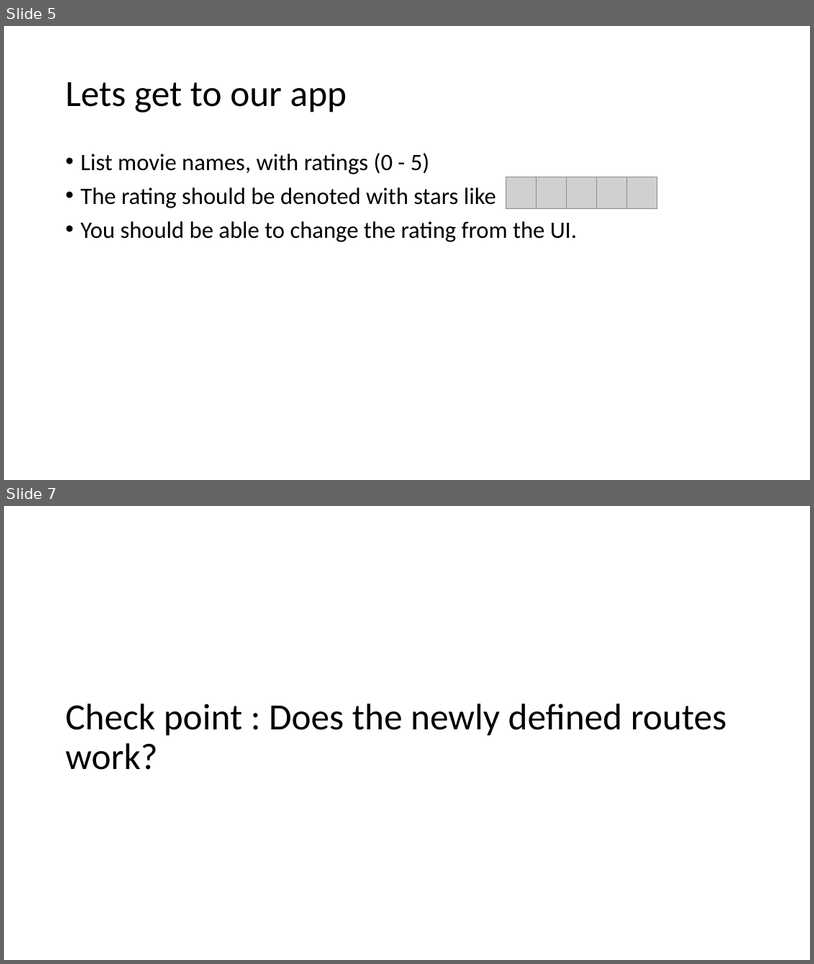
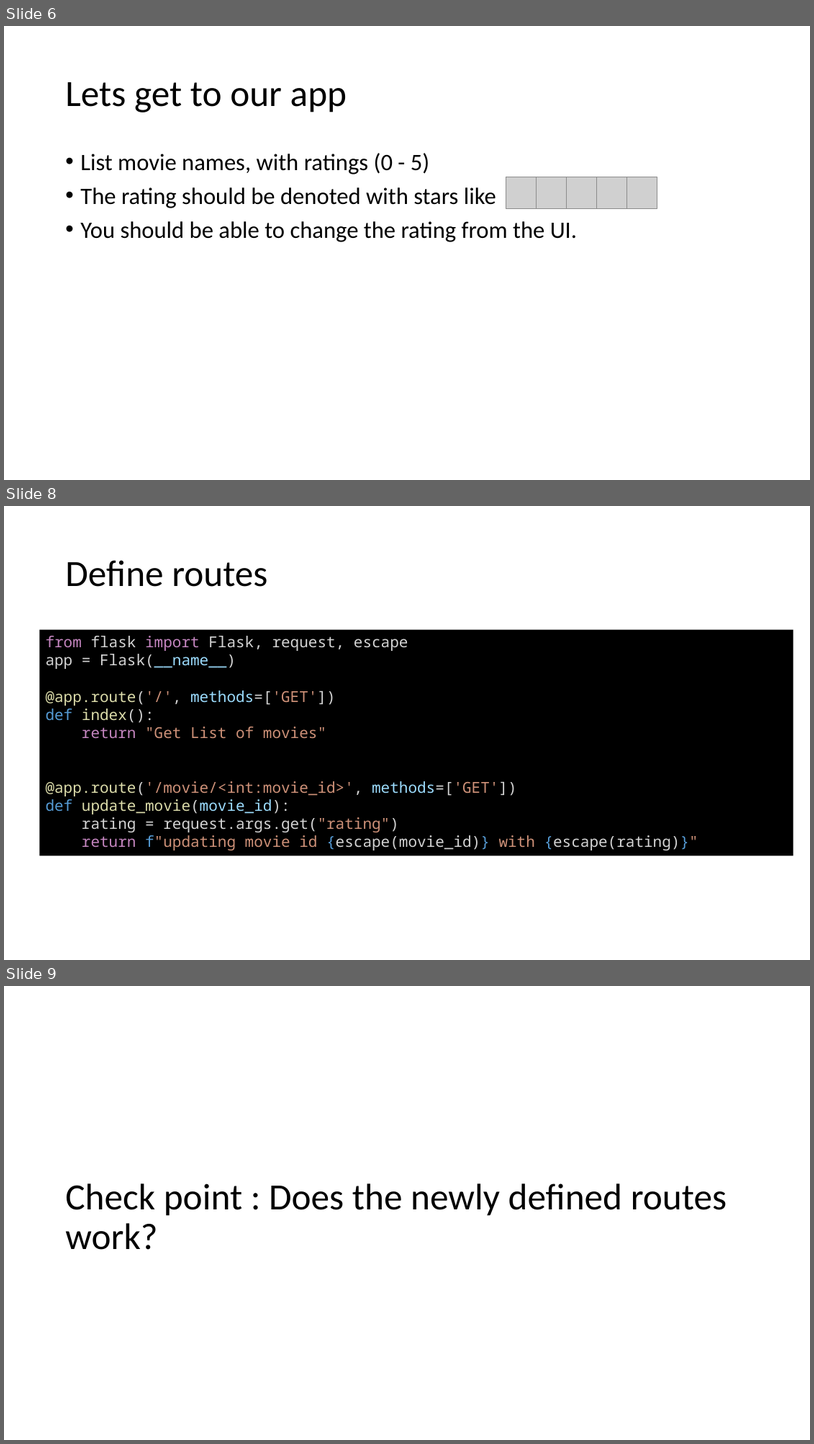
Before and after one commit to DivyaKampalli/movie-rating, a slide deck: Fullstack Tutorial.pptx. Shown one above the other, each under a label of ours: slides 5 and 7 before the commit, slides 6, 8 and 9 after it; the slides between them are not shown. The pictures are 814x964 and 814x1444 pixels, drawn with LibreOffice and Linux fonts; fonts in the diff are those of the drawing; grey boxes stand for pictures. Boxes give left, top, right and bottom in pixels: in the first picture for what was removed or moved away, otherwise in the second. Text is boxed around its words. In the diff, an @@ line names an element or a change of style, - is before the commit and + after.

```diff
--- a/Fullstack Tutorial.pptx
+++ b/Fullstack Tutorial.pptx
@@ slide 8 added at [4,506,810,960], background #FFFFFF @@
@@ title added at [65,560,268,587], 44 pt, text #000000 @@
+Define routes
@@ rectangle added at [40,629,794,856], fill #000000, 18 pt, text #D4D4D4 @@
+from flask import Flask, request, escape
+app = Flask(__name__)
+@app.route('/', methods=['GET'])
+def index():
+return "Get List of movies"
+@app.route('/movie/<int:movie_id>', methods=['GET'])
+def update_movie(movie_id):
+rating = request.args.get("rating")
+return f"updating movie id {escape(movie_id)} with {escape(rating)}"
@@ what was slide 5 is now slide 6 @@
@@ what was slide 7 is now slide 9 @@
```
Also in this commit, not shown: 4 slides changed, 12 other slides added, 7 other files.
